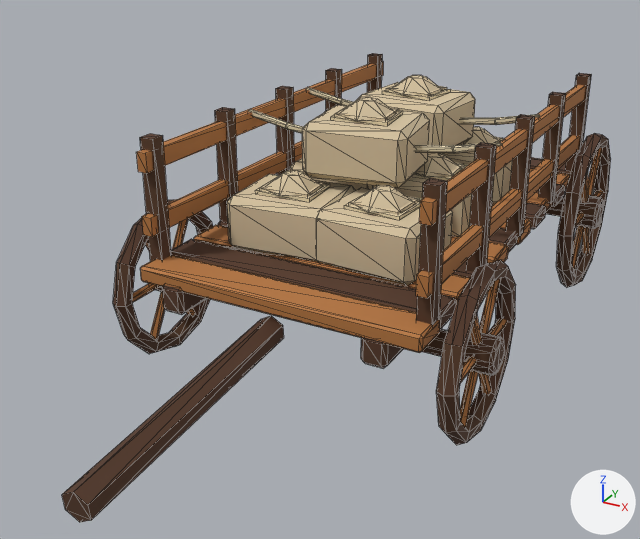
An edit to the glTF model public/assets/models/prop_wagon_cart_a.glb, drawn before and after from the same camera.
The view is the same before and after, from a 50 mm lens placed at (1.83, -4.14, 2.2), pointed at (-0.06, -0.71, 0.48). Arrows for +X, +Y and +Z are at lower right; the lights stay in place. The picture after the commit comes second. Mesh edges are drawn as thin lines. Where no turn or scale is listed for an object, it has been applied to the vertices. Vertices at exactly the same position are counted once.

In view in the first picture: 'wagon_axle_front', 'wagon_bed_plank_000', 'wagon_sack_00_base', 'wagon_sack_00_tie'.
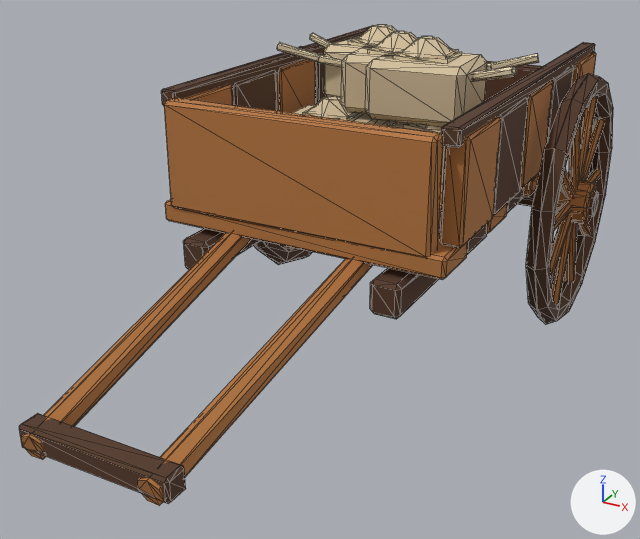
Boxes (x1, y1, x2, y2) around the edits, measured in the pictures (640 x 539 px; the box of a moved part takes in the faces that stretch with it):
'wagon_axle_front', reshaped, moved, rescaled (8% wider): before (62, 53, 611, 522); after (19, 25, 613, 504)
'prop_wagon_cart_a_material_01', added (brown): after (21, 52, 605, 506)
'wagon_sack_00_base', deleted (beige): before (227, 75, 512, 285)
'wagon_bed_plank_000', deleted (brown): before (132, 61, 603, 427)
'prop_wagon_cart_a_material_02', added (beige): after (293, 25, 487, 193)
'wagon_sack_00_tie', deleted: before (248, 87, 540, 220)
'prop_wagon_cart_a_material_03', added: after (277, 33, 539, 134)
part 1 of me_wagon_axle_front_mesh, moved or reshaped: before (162, 285, 206, 315); after (184, 229, 260, 270)
part 2 of me_wagon_axle_front_mesh, moved or reshaped: before (361, 337, 403, 368); after (370, 212, 508, 319)
part 3 of me_wagon_axle_front_mesh, added: after (517, 191, 599, 217)
part 4 of me_wagon_axle_front_mesh, moved or reshaped: before (218, 220, 489, 278); after (438, 210, 488, 254)
part 5 of me_wagon_axle_front_mesh, moved or reshaped: before (489, 228, 517, 253); after (507, 187, 524, 212)
part 6 of me_wagon_axle_front_mesh, moved or reshaped (not visible afterwards): before (536, 184, 565, 207)
part 7 of me_wagon_axle_front_mesh, moved or reshaped (not visible afterwards): before (530, 157, 571, 175)
part 8 of me_wagon_axle_front_mesh, added: after (161, 25, 374, 106)
part 9 of me_wagon_axle_front_mesh, added (brown): after (442, 42, 595, 148)
part 10 of me_wagon_axle_front_mesh, moved or reshaped: before (171, 239, 457, 329); after (19, 413, 186, 504)
part 11 of me_wagon_axle_front_mesh, deleted: before (62, 68, 604, 522)
part 12 of me_wagon_axle_front_mesh, built on: before (325, 53, 611, 288); after (232, 46, 613, 324)

Diff of the bpy script that builds the scene:
```diff
--- a/public/assets/models/prop_wagon_cart_a.glb.py
+++ b/public/assets/models/prop_wagon_cart_a.glb.py
@@ me_wagon_axle_front_mesh @@
 # used by ob_wagon_axle_front; parent = ob_prop_wagon_cart_a_root; location = (0.0, -0.55, 0.557); scale = (1.93, 1.93, 1.93)
-me_wagon_axle_front_mesh.from_pydata(...)  # 796 vertices, 1492 faces; spans x -0.47..0.47, y -1.0..1.0, z -0.31..0.31
+me_wagon_axle_front_mesh.from_pydata(...)  # 632 vertices, 1204 faces; spans x -0.53..0.53, y -1.0..1.0, z -0.39..0.39
+# me_wagon_axle_front_mesh part 1: the loose piece of 24 vertices spanning x -0.29..-0.23, y -0.39..0.96, z -0.09..-0.01 is scaled about its middle by (1.28, 0.973, 1.24), then moved by (0.0, 0.06, 0.04)
+# me_wagon_axle_front_mesh part 2: the loose piece of 24 vertices spanning x 0.23..0.29, y -0.39..0.96, z -0.09..-0.01 is scaled about its middle by (1.28, 0.973, 1.24), then moved by (0.0, 0.06, 0.04)
+# me_wagon_axle_front_mesh part 3: a new loose piece, an 8-sided cylinder along x spanning x -0.528..0.528, y 0.534..0.611, z -0.049..0.027, in mat_wood_dark_01
+# me_wagon_axle_front_mesh part 4: the loose piece of 24 vertices spanning x -0.37..0.36, y -0.05..0.06, z -0.03..0.01 is scaled about its middle by (1.06, 1.41, 1.34), then moved by (0.0, -0.06, 0.08)
+# me_wagon_axle_front_mesh part 5: the loose piece of 24 vertices spanning x -0.37..0.36, y 0.18..0.28, z -0.03..0.01 is scaled about its middle by (1.06, 1.41, 1.34), then moved by (0.0, 0.03, 0.09)
+# me_wagon_axle_front_mesh part 6: the loose piece of 24 vertices spanning x -0.36..0.37, y 0.63..0.73, z -0.03..0.01 is scaled about its middle by (1.06, 1.41, 1.34), then moved by (-0.01, -0.1, 0.09)
+# me_wagon_axle_front_mesh part 7: the loose piece of 24 vertices spanning x -0.37..0.36, y 0.85..0.96, z -0.03..0.02 is scaled about its middle by (1.06, 1.41, 1.34), then moved by (0.01, -0.01, 0.09)
+# me_wagon_axle_front_mesh part 8: the loose piece of 24 vertices spanning x -0.29..-0.23, y -0.39..0.96, z -0.09..-0.01 is copied, and the copy is scaled about its middle by (0.746, 0.893, 0.621), then moved by (-0.11, 0.07, 0.41); it spans x -0.39..-0.35, y -0.24..0.96, z 0.34..0.39
+# me_wagon_axle_front_mesh part 9: the loose piece of 24 vertices spanning x 0.23..0.29, y -0.39..0.96, z -0.09..-0.01 is copied, and the copy is scaled about its middle by (0.746, 0.893, 0.621), then moved by (0.11, 0.07, 0.41); it spans x 0.35..0.39, y -0.24..0.96, z 0.34..0.39
+# me_wagon_axle_front_mesh part 10: the loose piece of 24 vertices spanning x -0.36..0.36, y -0.27..-0.17, z -0.03..0.01 is scaled about its middle by (0.481, 0.492, 1.38), then moved by (0.0, -0.75, -0.1)
+# me_wagon_axle_front_mesh part 11: 18 loose pieces with 468 vertices, spanning x -0.47..0.47, y -1.0..0.81, z -0.31..0.31, are deleted
+# me_wagon_axle_front_mesh part 12: 160 vertices removed from x -0.45..0.45, y 0.52..1.0, z -0.31..0.31; 400 vertices added at x -0.49..0.49, y 0.02..0.94, z -0.39..0.36
 me_wagon_axle_front_mesh.materials.append(mat_wood_dark_01)
@@ ob_wagon_axle_front @@
 ob_wagon_axle_front.parent = ob_prop_wagon_cart_a_root
-ob_wagon_axle_front.location = (0.0, -0.55, 0.557)
-ob_wagon_axle_front.scale = (1.93, 1.93, 1.93)
+ob_wagon_axle_front.location = (0.0, -0.572, 0.64)
+ob_wagon_axle_front.scale = (1.82, 1.82, 1.82)
@@ ob_wagon_bed_plank_000 @@
-ob_wagon_bed_plank_000 = bpy.data.objects.new('wagon_bed_plank_000', me_wagon_bed_plank_000_mesh)
@@ ob_wagon_sack_00_base @@
-ob_wagon_sack_00_base = bpy.data.objects.new('wagon_sack_00_base', me_wagon_sack_00_base_mesh)
@@ ob_wagon_sack_00_tie @@
-ob_wagon_sack_00_tie = bpy.data.objects.new('wagon_sack_00_tie', me_wagon_sack_00_tie_mesh)
@@ ob_prop_wagon_cart_a_material_03 @@
+ob_prop_wagon_cart_a_material_03 = bpy.data.objects.new('prop_wagon_cart_a_material_03', me_prop_wagon_cart_a_material_03_mesh)  # 200 vertices, 324 faces; spans x -0.652..0.652, y -0.354..0.354, z -0.169..0.169
+ob_prop_wagon_cart_a_material_03.location = (0.0, 0.048, 1.256)
@@ ob_prop_wagon_cart_a_material_02 @@
+ob_prop_wagon_cart_a_material_02 = bpy.data.objects.new('prop_wagon_cart_a_material_02', me_prop_wagon_cart_a_material_02_mesh)  # 308 vertices, 532 faces; spans x -0.545..0.545, y -0.457..0.457, z -0.35..0.35
+ob_prop_wagon_cart_a_material_02.location = (-0.002, 0.047, 1.15)
@@ ob_prop_wagon_cart_a_material_01 @@
+ob_prop_wagon_cart_a_material_01 = bpy.data.objects.new('prop_wagon_cart_a_material_01', me_prop_wagon_cart_a_material_01_mesh)  # 568 vertices, 1076 faces; spans x -0.94..0.94, y -1.77..1.77, z -0.62..0.62
+ob_prop_wagon_cart_a_material_01.location = (0.0, -0.638, 0.69)
```
